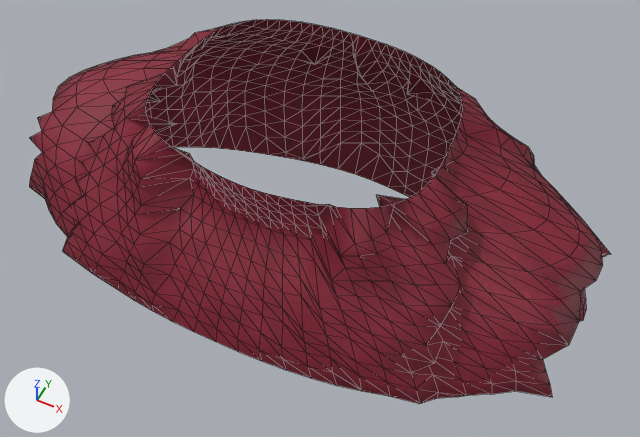
An edit to the glTF model game/assets/characters/cast/rhea_sato/rhea_sato__a_over.gltf, drawn before and after from the same camera.
Rendered twice from a 50 mm lens placed at (0.217, -0.434, 1.682), pointed at (0.012, -0.025, 1.17). The axes (+X, +Y, +Z) are drawn at lower left. The lights are the same throughout. The first picture is the older version. Mesh edges are drawn as thin lines. Vertices at exactly the same position are counted once.

In view in the first picture: 'Cape'.
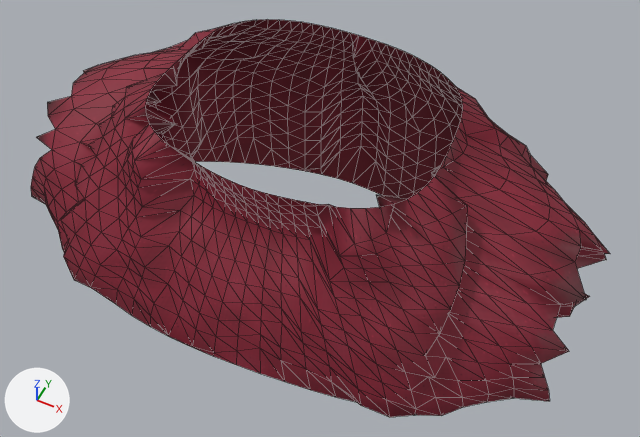
Location of each change, [x1, y1, x2, y2] in pixels of the pictures (640 x 437 px; the box of a moved part takes in the faces that stretch with it):
'Cape', reshaped
    before: [29, 20, 610, 404]
    after: [31, 20, 610, 417]
part 1 of me_cape, moved or reshaped
    before: [30, 25, 610, 373]
    after: [61, 25, 610, 389]
part 2 of me_cape, surface changed
    before: [29, 72, 606, 404]
    after: [31, 96, 606, 417]
part 3 of me_cape, recoloured
    before: [157, 117, 412, 196]
    after: [174, 144, 567, 318]

The change in detail:
me_cape is used by ob_cape; location (0.0, 0.0, 0.0).
me_cape had 936 vertices, 1728 faces and spanned x -0.222..0.222, y -0.16..0.127, z 1.083..1.279.
me_cape now has 936 vertices, 1728 faces and spans x -0.222..0.221, y -0.166..0.123, z 1.079..1.279.
me_cape part 1: 707 of 936 vertices moved; they spanned x -0.222..0.222, y -0.16..0.127, z 1.083..1.264 and now span x -0.222..0.221, y -0.166..0.123, z 1.079..1.264; mean shift (0.0, -0.001, -0.006); largest move (0.219, -0.032, 1.221) -> (0.111, -0.025, 1.216).
me_cape part 2: 1046 kept faces spanning x -0.222..0.221, y -0.166..0.123, z 1.079..1.264 get new texture (UV) coordinates.
me_cape part 3: 135 kept faces spanning x -0.205..0.21, y -0.069..0.123, z 1.079..1.152 get new vertex colours; the middle colour goes from white #f7f6f4 to white #f5f3f1.
